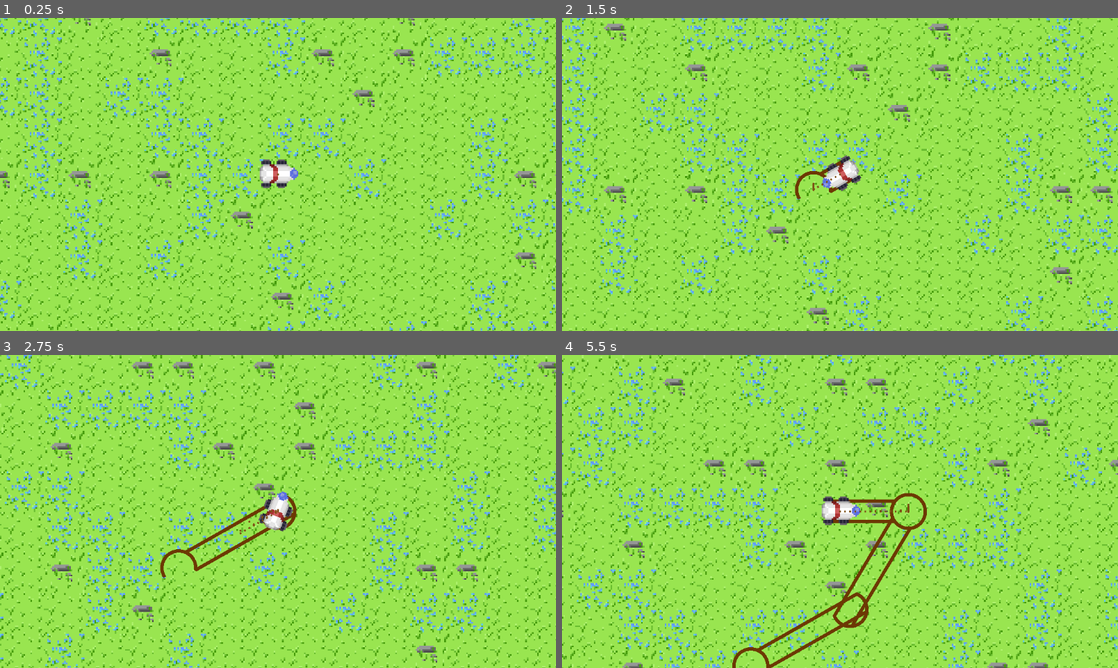
Above: before the commit, frames 1-4 (two rows, left to right).
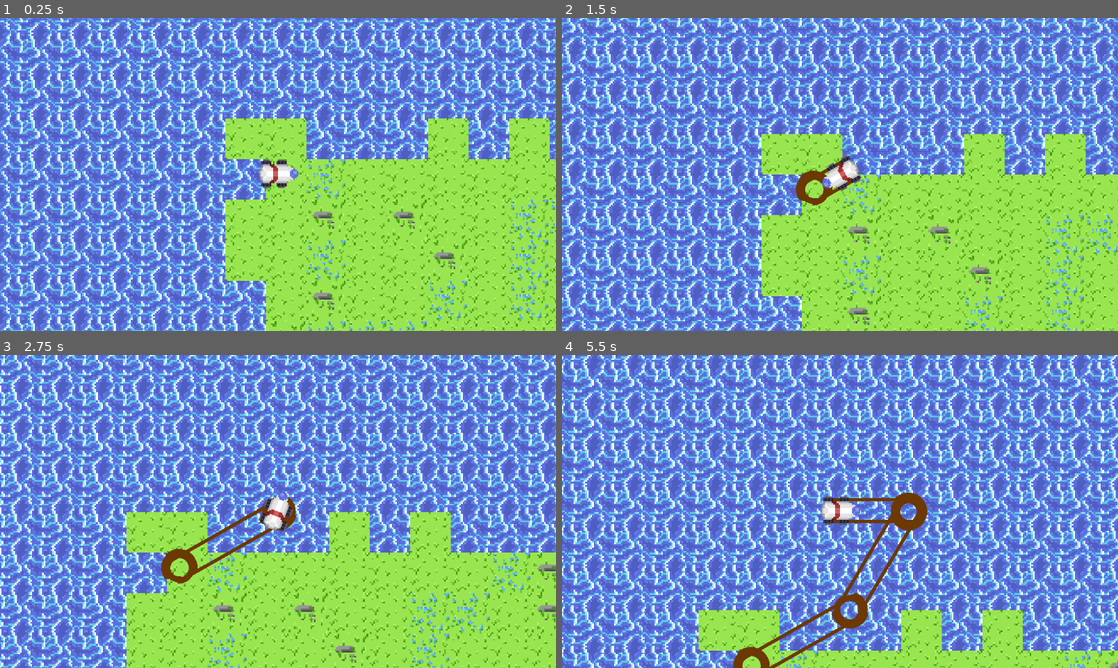
Above: after the commit, the same moments.

Repository: rowanmurdock/EnvironmentExplorationGame
Game: Godot game, scene res://main.tscn
Same seed, same stepped clock (60 frames per second), same inputs: the game is played once before the commit and once after it.
Inputs:
- Up to frame 1 (0.25 s): no input
- Up to frame 2 (1.5 s): tap Enter at 0.5 s; hold Right (ui_right) 0.53-1.28 s; hold Down (ui_down) from 1.28 s (still down)
- Up to frame 3 (2.75 s): release Down (ui_down) at 2.03 s; hold Right (ui_right) from 2.03 s (still down)
- Up to frame 4 (5.5 s): release Right (ui_right) at 2.78 s; hold Up (ui_up) 2.78-3.53 s; hold Left (ui_left) 3.53-5.03 s; hold Down (ui_down) from 5.03 s (still down)

The runs differ from the first frame. In frame 1, 72% of the frame differs, in the area x 0-100%, y 0-100%; in frame 2, 72%; in frame 3, 73%; in frame 4, 92%.

Commit message:
added ocean tile and tracking for all four wheels

Diff:
--- a/Main.gd
+++ b/Main.gd
@@ -2,16 +2,29 @@
 
 @onready var tilemap = $TileMap
 
+
 func _ready():
-	print("in ready")
-	print("running")
 	randomize()
-	var width = 50
-	var height = 30
+	var width = 1000
+	var height = 500
 	var tile_ids = [1, 2, 3, 4, 5, 6, 7]
-
+	var ocean_tile_id = 0
+	var border_tile_ids = [0, 1]
+	var border_width = 7
 
 	for x in range(width):
 		for y in range(height):
-			var rand_tile = tile_ids[randi() % tile_ids.size()]
-			tilemap.set_cell(0, Vector2i(x, y), rand_tile, Vector2i(0, 0))
+			var is_ocean = (
+				x < border_width or x >= width - border_width or
+				y < border_width or y >= height - border_width
+			)
+			var is_border = (x == 993 or x == 7 or y == 493 or y == 7)
+
+			if is_ocean:
+				tilemap.set_cell(0, Vector2i(x, y), ocean_tile_id, Vector2i(0, 0))
+			elif is_border:
+				var rand_tile = border_tile_ids[randi() % border_tile_ids.size()]
+				tilemap.set_cell(0, Vector2i(x, y), rand_tile, Vector2i(0, 0))
+			else:
+				var rand_tile = tile_ids[randi() % tile_ids.size()]
+				tilemap.set_cell(0, Vector2i(x, y), rand_tile, Vector2i(0, 0))
--- a/main.tscn
+++ b/main.tscn
@@ -1,12 +1,18 @@
-[gd_scene load_steps=19 format=3 uid="uid://dul2oxghx887c"]
+[gd_scene load_steps=20 format=3 uid="uid://dul2oxghx887c"]
 
 [ext_resource type="Script" path="res://Main.gd" id="1_62di8"]
 [ext_resource type="Texture2D" uid="uid://clvs3g1lo8b6b" path="res://tiles/grass1.png" id="2_fcq1s"]
+[ext_resource type="Texture2D" uid="uid://c5i6xo4q6e2hl" path="res://tiles/ocean1.png" id="2_g8453"]
 [ext_resource type="Texture2D" uid="uid://dysh6345xcpax" path="res://tiles/grass2.png" id="3_qn5fp"]
 [ext_resource type="Texture2D" uid="uid://db15nfwksapuo" path="res://tiles/grass3.png" id="4_1gnh1"]
 [ext_resource type="Script" path="res://rover.gd" id="5_6e3lk"]
 [ext_resource type="Texture2D" uid="uid://uisfun4k6dtc" path="res://rover/rover1.png" id="6_0qh0j"]
 [ext_resource type="Texture2D" uid="uid://cqdmvngo0a3k1" path="res://rover/rover2.png" id="7_s42b8"]
+
+[sub_resource type="TileSetAtlasSource" id="TileSetAtlasSource_ybml7"]
+texture = ExtResource("2_g8453")
+texture_region_size = Vector2i(24, 24)
+0:0/0 = 0
 
 [sub_resource type="TileSetAtlasSource" id="TileSetAtlasSource_ce05g"]
 texture = ExtResource("2_fcq1s")
@@ -54,6 +60,7 @@
 sources/5 = SubResource("TileSetAtlasSource_34ckj")
 sources/6 = SubResource("TileSetAtlasSource_5afvv")
 sources/7 = SubResource("TileSetAtlasSource_22mlo")
+sources/0 = SubResource("TileSetAtlasSource_ybml7")
 
 [sub_resource type="SpriteFrames" id="SpriteFrames_hspl7"]
 animations = [{
@@ -80,15 +87,6 @@
 [sub_resource type="RectangleShape2D" id="RectangleShape2D_veqv0"]
 size = Vector2(23, 17)
 
-[sub_resource type="ParticleProcessMaterial" id="ParticleProcessMaterial_rv7cm"]
-gravity = Vector3(0, 0, 0)
-linear_accel_min = -13.48
-linear_accel_max = 8.99
-color = Color(0.492038, 0.315498, 0.0882635, 1)
-anim_speed_max = 6.12
-anim_offset_min = 0.809
-anim_offset_max = 0.809
-
 [node name="Main" type="Node2D"]
 script = ExtResource("1_62di8")
 
@@ -113,10 +111,6 @@
 zoom = Vector2(3.5, 3.5)
 rotation_smoothing_enabled = true
 
-[node name="RightWheelDirt" type="GPUParticles2D" parent="Rover"]
-amount = 100
-process_material = SubResource("ParticleProcessMaterial_rv7cm")
-
 [node name="RightTrailLine" type="Line2D" parent="."]
 width = 2.0
 default_color = Color(0.424374, 0.221492, 0.0175908, 1)
--- a/rover.gd
+++ b/rover.gd
@@ -3,8 +3,10 @@
 @export var speed = 90
 @export var rotation_speed = 3.5
 @export var trail_length = 5000
-@export var right_wheel_offset = Vector2(-8, 6)
-@export var left_wheel_offset = Vector2(-8, -6)
+@export var right_wheel_offset = Vector2(5, 6)
+@export var left_wheel_offset = Vector2(5, -7)
+@export var right_bot_wheel_offset = Vector2(-8, 6)
+@export var left_bot_wheel_offset = Vector2(-8, -7)
 
 @onready var right_trail: Line2D = $"../RightTrailLine"
 @onready var left_trail: Line2D = $"../LeftTrailLine"
@@ -28,6 +30,18 @@
 	else:
 		$AnimatedSprite2D.play("default")
 
+
+
+
+#func fade_trail():
+	#var opacity = 1
+	#while opacity>0:
+		#right_trail.default_color = Color(0.423, 0.219, 0.015, opacity)
+		#opacity-= 0.01
+		#print(opacity)
+		#await get_tree().create_timer(0.01).timeout
+		#
+
 func _physics_process(delta):
 	get_input()
 	rotation += rotation_direction * rotation_speed * delta
@@ -37,8 +51,12 @@
 	if velocity.length() > 0 or Input.is_action_pressed("ui_right") or Input.is_action_pressed("ui_left"):
 		var right_wheel_pos = to_global(right_wheel_offset)
 		var left_wheel_pos = to_global(left_wheel_offset)
+		var right_bot_wheel_pos = to_global(right_bot_wheel_offset)
+		var left_bot_wheel_pos = to_global(left_bot_wheel_offset)
 		right_trail.add_point(right_wheel_pos)
 		left_trail.add_point(left_wheel_pos)
+		right_trail.add_point(right_bot_wheel_pos)
+		left_trail.add_point(left_bot_wheel_pos)
 
 
 		if right_trail.get_point_count() > trail_length:
@@ -46,6 +64,5 @@
 		if left_trail.get_point_count() > trail_length:
 			left_trail.remove_point(0)
 
-
-
 	move_anim()
+	#fade_trail()
Binary file added: tiles/ocean1.png
Binary file added: tiles/rover.aseprite
